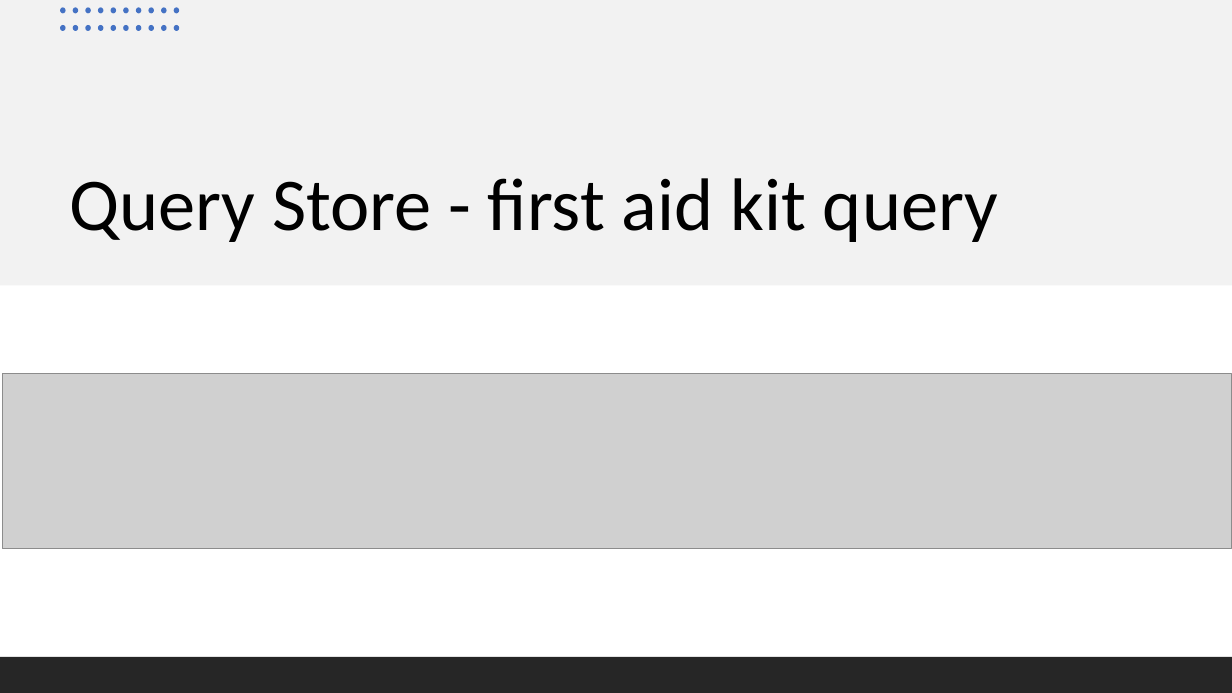
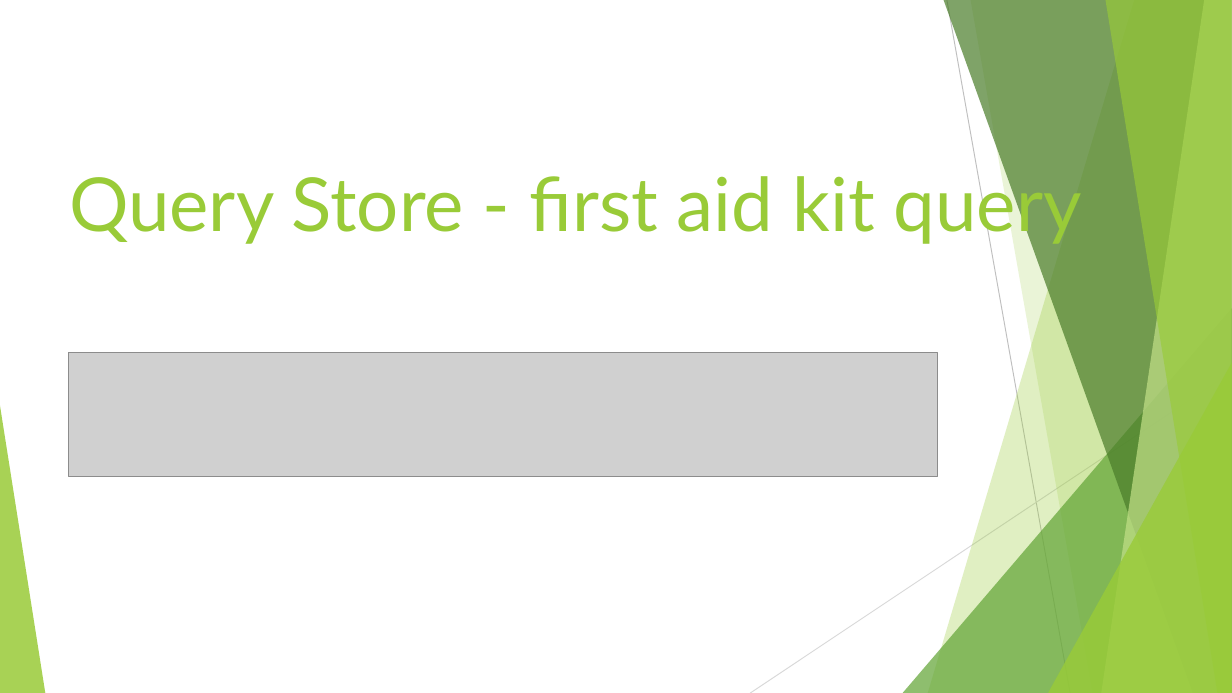
Before and after one commit to lukaszherman/datacommunity2020, a slide deck: slide 22 of MSSQL okiem DBA.pptx. Drawn at 1232x693 pixels with LibreOffice and Linux fonts; fonts in the diff are those of the drawing; grey boxes stand for pictures. Boxes give left, top, right and bottom in pixels: in the first picture for what was removed or moved away, otherwise in the second. Text is boxed around its words. In the diff, an @@ line names an element or a change of style, - is before the commit and + after.

```diff
--- a/MSSQL okiem DBA.pptx
+++ b/MSSQL okiem DBA.pptx
@@ rectangle removed at (x1=0, y1=0, x2=1232, y2=286) @@
@@ group removed at (x1=60, y1=7, x2=179, y2=30): 20 ellipses @@
@@ title "Query Store - first aid ..." at (x1=69, y1=166, x2=1082, y2=245): font Calibri to Lato, text colour #000000 to #99CB38; line spacing 0.9 to 1 @@
@@ picture resized from (x1=2, y1=373, x2=1232, y2=549) to (x1=68, y1=353, x2=937, y2=477) @@
@@ group added at (x1=0, y1=0, x2=1232, y2=693): 5 freeform shapes, 3 triangles, 2 lines @@
@@ rectangle removed at (x1=0, y1=657, x2=1232, y2=693) @@
```
Also in this commit, not shown: 22 other slides changed, 1 slide added, 1 slide removed.
